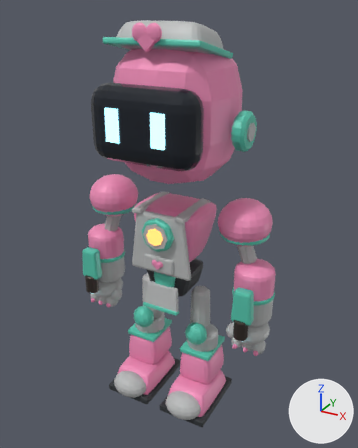
What one commit did to the glTF model assets/vale/corpo/enfermeira.glb.
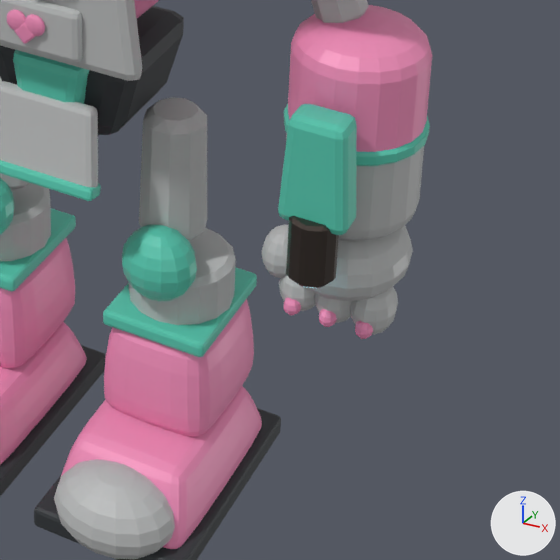
The first picture shows the older version from a 50 mm camera at (0.671, -1.197, 1.196) aimed at (0.011, 0.003, 0.596). The close-ups show the older and then the newer version on the part from 42% to 87% of the width and 57% to 94% of the height of that picture. Only the edits that show in the close-ups are written down. The axes (+X, +Y, +Z) are drawn at lower right. The lights are the same throughout. Where no turn or scale is listed for an object, it has been applied to the vertices.

The first close-up shows 'antebraco.002', 'antebraco_b', 'bico_pe', 'bota.002', 'bota.003', 'cano.002', 'cano_base.002', 'capsula_topo', 'coxa.002', 'falda', 'mao.002', 'pe.002', 'pelve.001' and 28 more.
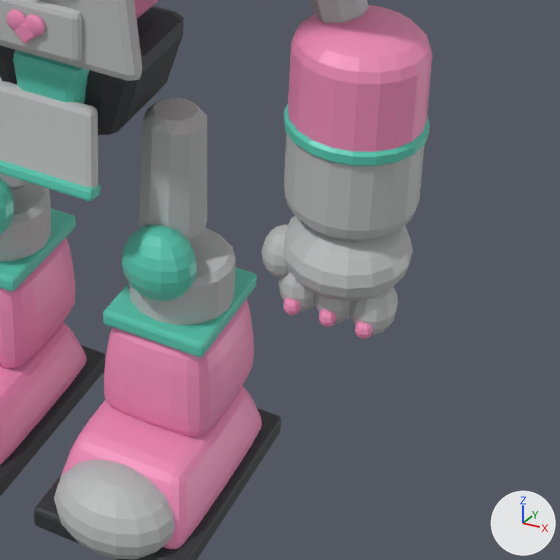
Changed parts and their boxes (x1, y1, x2, y2) in the close-ups (560 x 560 px):
'cano_base.002', deleted (cyan)
    before: (278, 104, 357, 235)
'cano.002', deleted
    before: (286, 216, 339, 288)

The edits, one by one:
Object 'cano.002' (ob_cano_002) is deleted.
Object 'cano_base.002' (ob_cano_base_002) is deleted.
